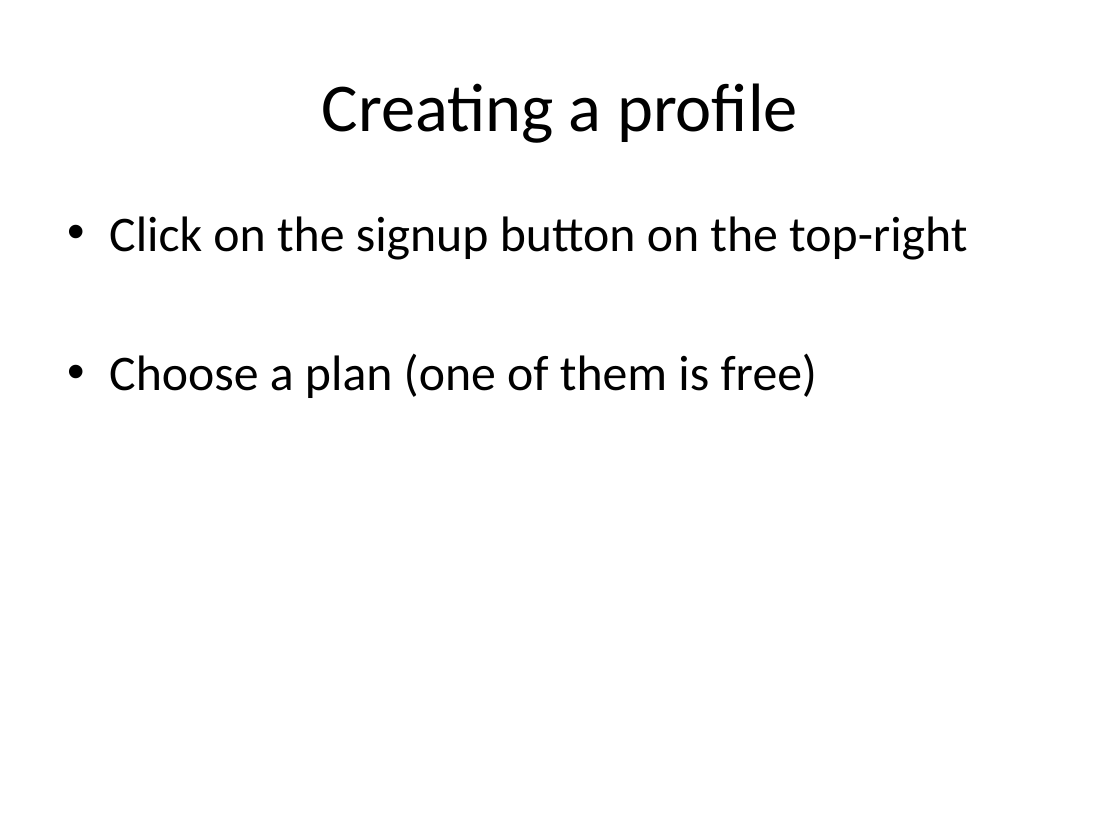
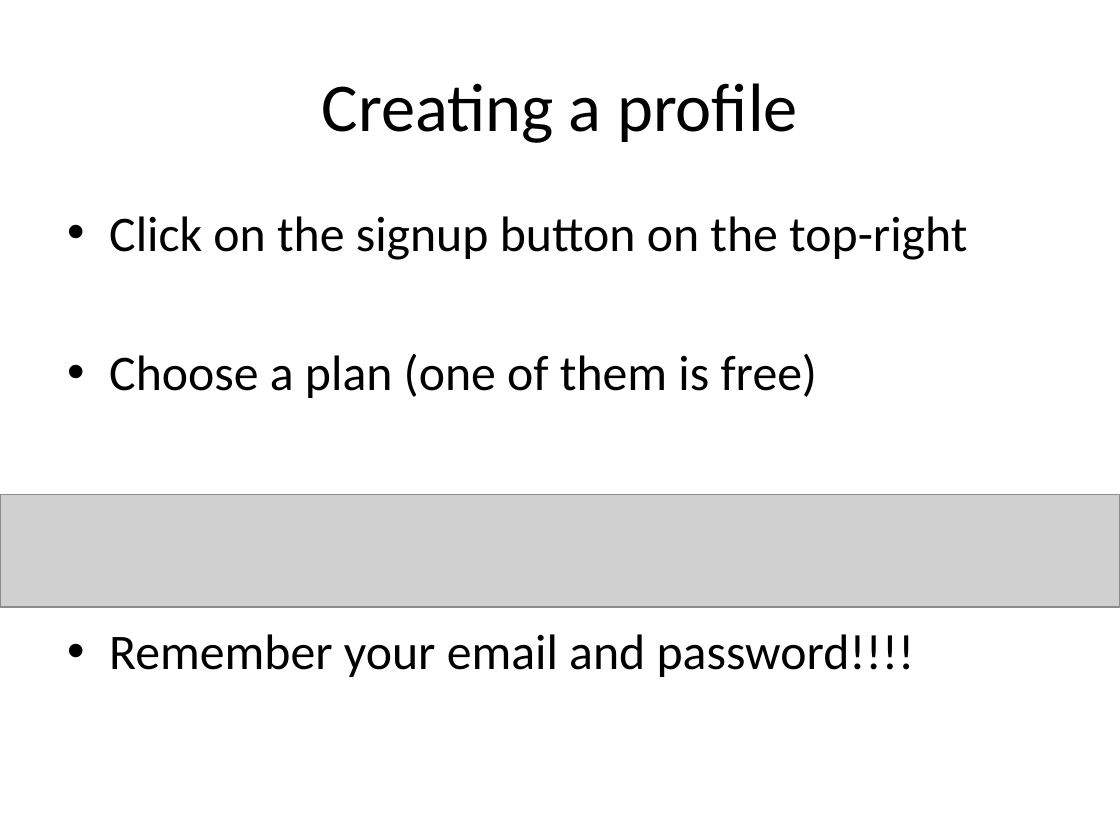
Before and after one commit to sinanuozdemir/SF_DAT_15, a slide deck: slide 12 of slides/01_git_github.pptx. Drawn at 1120x840 pixels with LibreOffice and Linux fonts; fonts in the diff are those of the drawing; grey boxes stand for pictures. Boxes give left, top, right and bottom in pixels: in the first picture for what was removed or moved away, otherwise in the second. Text is boxed around its words. In the diff, an @@ line names an element or a change of style, - is before the commit and + after.

```diff
--- a/slides/01_git_github.pptx
+++ b/slides/01_git_github.pptx
@@ picture added at bbox=[0, 495, 1120, 607] @@
@@ text at bbox=[109, 634, 915, 677]: paragraph added @@
+• Remember your email and password!!!!
```
Also in this commit, not shown: 3 other slides changed, 2 other files.
